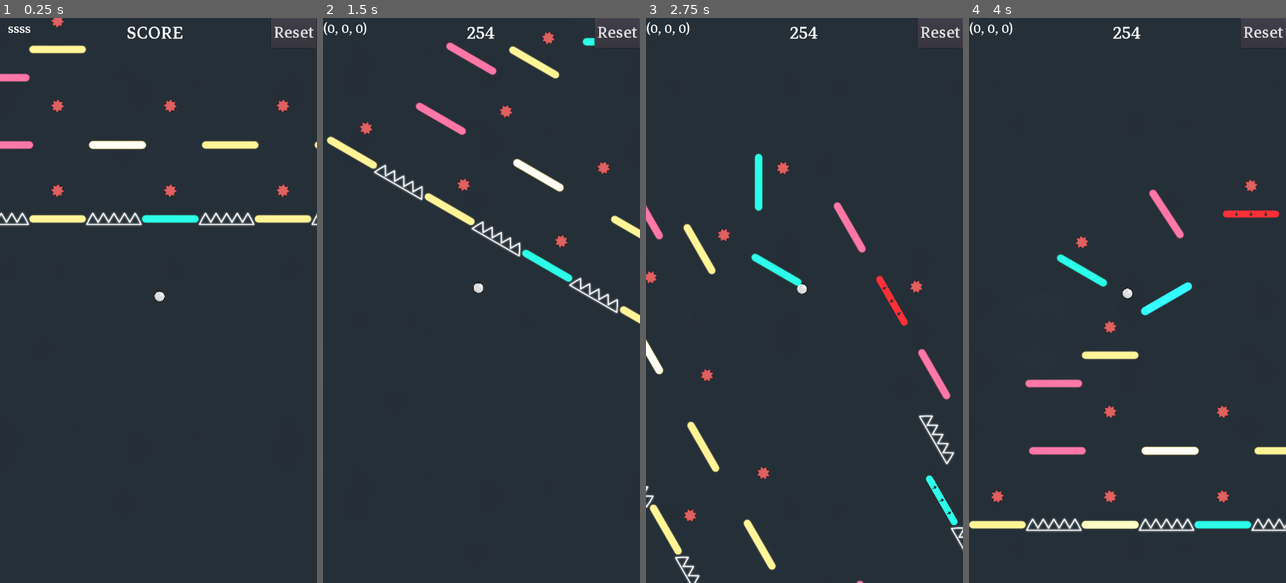
Above: before the commit, frames 1-4 (left to right).
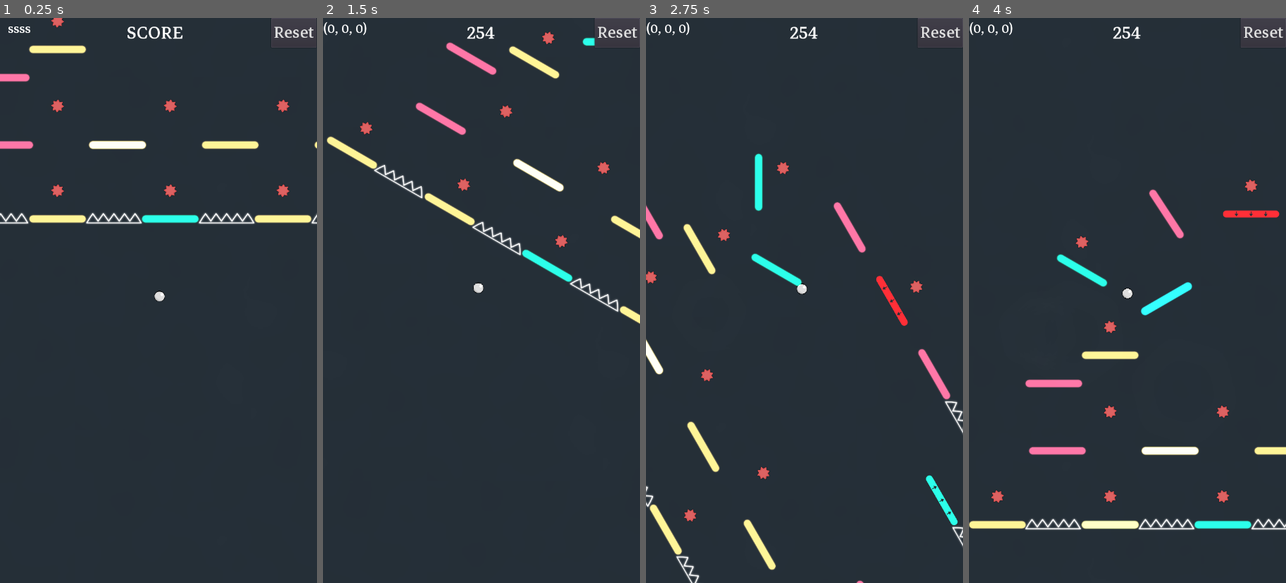
Above: after the commit, the same moments.

Repository: dolorismachina/Pivot
Game: Godot game, scene res://Scenes/Main/Main.tscn
Two runs of this game, one before a commit and one after it. Both use one fixed random seed, a clock stepped at 60 frames per second and the inputs below. The engine's default icon, where the game draws it, is replaced by a stand-in: a white triangle on a blue panel in a dark square.
Inputs (mouse positions are in pixels of both pictures, inside the frame that each line leads up to):
- Up to frame 1 (0.25 s): no input
- Up to frame 2 (1.5 s): move the mouse to (551, 272) at 0.52 s; hold Right (ui_right) 0.53-1.28 s; hold Space (space) 0.53-1.28 s; click (551, 272) at 0.67 s; move the mouse to (418, 328) at 1.27 s; hold Left (ui_left) from 1.28 s (still down); tap Space (space) at 1.35 s
- Up to frame 3 (2.75 s): move the mouse to (836, 176) at 2.02 s; release Left (ui_left) at 2.03 s; hold Right (ui_right) from 2.03 s (still down); hold Space (space) from 2.03 s (still down)
- Up to frame 4 (4 s): move the mouse to (1111, 413) at 2.77 s; release Space (space) at 2.78 s; tap Space (space) at 2.85 s; click (1111, 413) at 2.92 s; move the mouse to (1222, 385) at 3.52 s; release Right (ui_right) at 3.53 s; hold Left (ui_left) from 3.53 s (still down); hold Space (space) from 3.53 s (still down)

The runs differ from the first frame. In frame 1, 0.6% of the frame differs, in the area x 0-100%, y 34-37%; in frame 2, 0.6%, in the area x 15-94%, y 25-53%; in frame 3, 0.6%; in frame 4, 0.6%.
Error in both runs: Invalid get index 'modulate' (on base: 'Tween'). (res://Scenes/Blocks/Block/Block.gd:52)

Commit message:
Make spikes more aligned with the rest of the blocks
Fix #5

Diff:
--- a/Scenes/Levels/TestLevel.tscn
+++ b/Scenes/Levels/TestLevel.tscn
@@ -181,22 +181,22 @@
 position = Vector2( 448, 256 )
 
 [node name="Spikes4" parent="Pivot/Content/Blocks" instance=ExtResource( 7 )]
-position = Vector2( 192, 960 )
+position = Vector2( 190.411, 968.873 )
 
 [node name="Spikes5" parent="Pivot/Content/Blocks" instance=ExtResource( 7 )]
-position = Vector2( 448, 960 )
+position = Vector2( 448, 968.873 )
 
 [node name="Spikes6" parent="Pivot/Content/Blocks" instance=ExtResource( 7 )]
-position = Vector2( 704, 960 )
+position = Vector2( 704, 968.873 )
 
 [node name="Spikes7" parent="Pivot/Content/Blocks" instance=ExtResource( 7 )]
-position = Vector2( 960, 960 )
+position = Vector2( 960, 968.873 )
 
 [node name="Spikes8" parent="Pivot/Content/Blocks" instance=ExtResource( 7 )]
-position = Vector2( 960, 320 )
+position = Vector2( 961.105, 264.841 )
 
 [node name="Spikes9" parent="Pivot/Content/Blocks" instance=ExtResource( 7 )]
-position = Vector2( 1216, 384 )
+position = Vector2( 1216, 392.841 )
 
 [node name="Spikes10" parent="Pivot/Content/Blocks" instance=ExtResource( 7 )]
 position = Vector2( 1472, 320 )
--- a/Scenes/Obstacles/Spikes.tscn
+++ b/Scenes/Obstacles/Spikes.tscn
@@ -4,14 +4,16 @@
 [ext_resource path="res://Assets/Spikes.png" type="Texture" id=2]
 
 [sub_resource type="RectangleShape2D" id=1]
-extents = Vector2( 59.7692, 13.851 )
+extents = Vector2( 59.7692, 10.5662 )
 
-[node name="Spikes" instance=ExtResource( 1 )]
+[node name="Spikes" index="0" instance=ExtResource( 1 )]
 
 [node name="Sprite" parent="." index="0"]
-scale = Vector2( 0.5, 0.5 )
+position = Vector2( 0, -10.1768 )
+scale = Vector2( 0.5, 0.414882 )
 texture = ExtResource( 2 )
 
 [node name="CollisionShape2D" parent="." index="1"]
 visible = false
+position = Vector2( 0.157791, -9.94009 )
 shape = SubResource( 1 )
